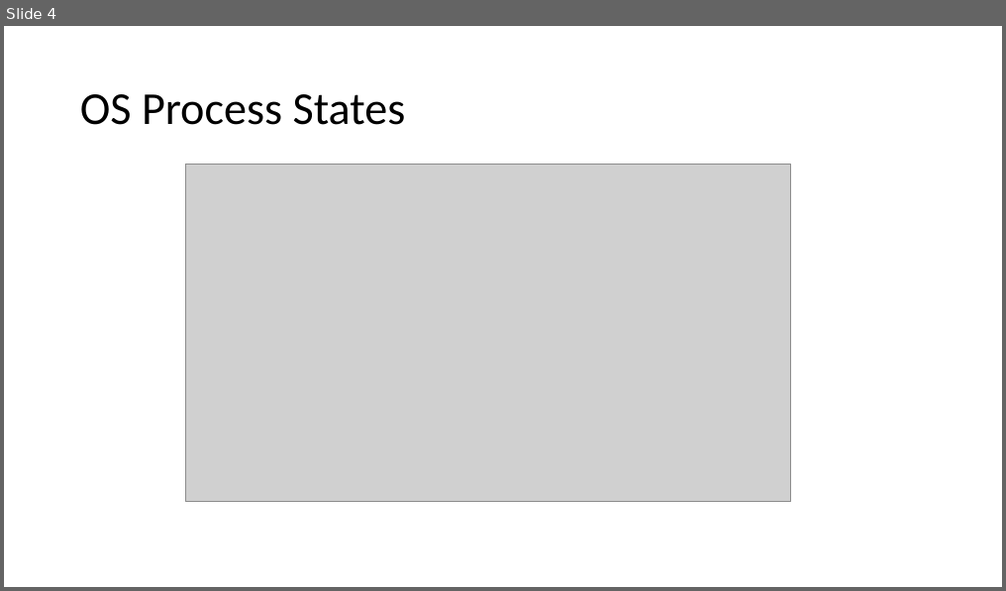
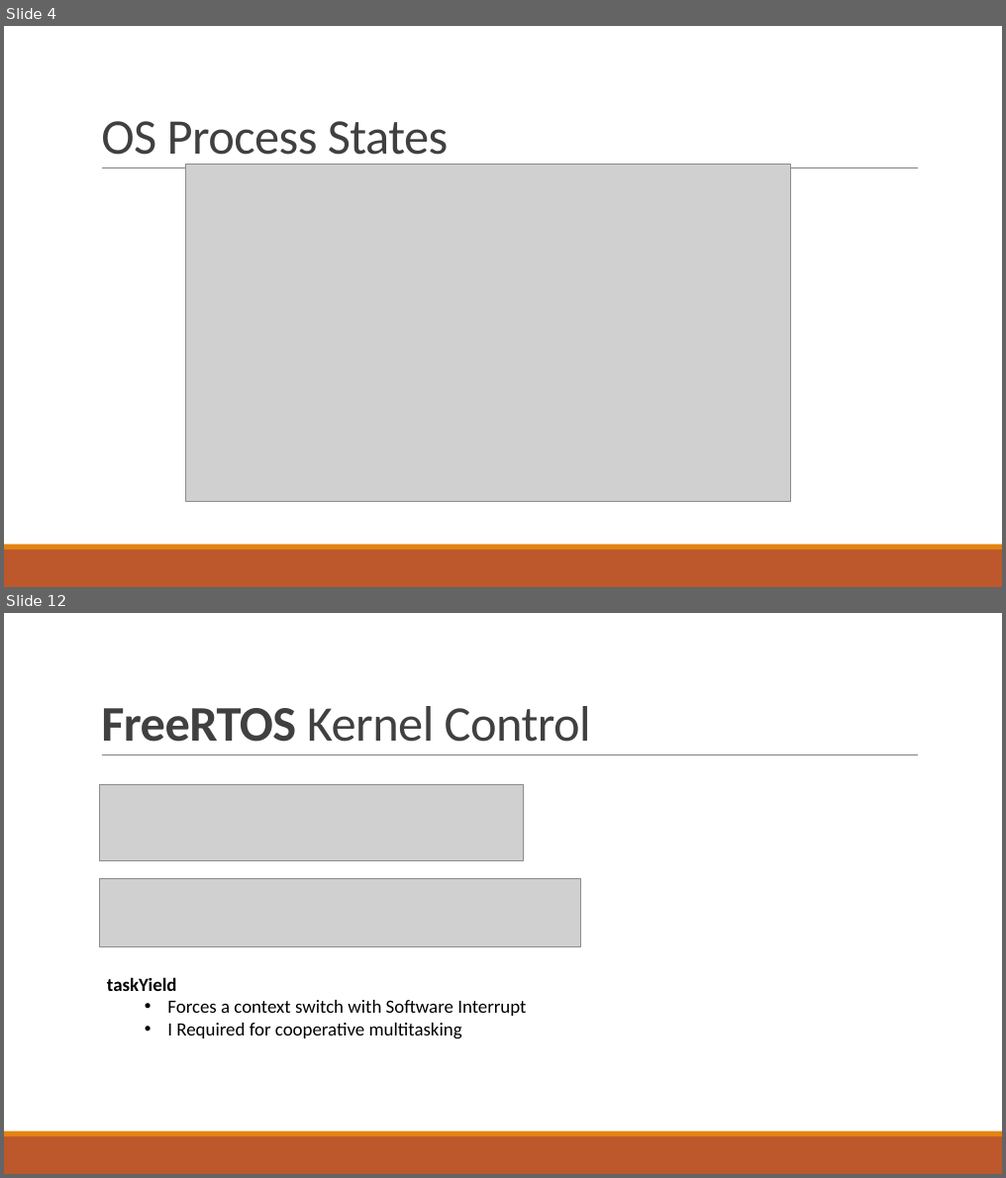
Before and after one commit to tfineich/INTRO_Projekt, a slide deck: Recap_SW5_Ineichen_Stecher.pptx. Shown one above the other, each under a label of ours: slide 4 before the commit, slides 4 and 12 after it; the slides between them are not shown. The pictures are 1006x591 and 1006x1178 pixels, drawn with LibreOffice and Linux fonts; fonts in the diff are those of the drawing; grey boxes stand for pictures. Boxes give left, top, right and bottom in pixels: in the first picture for what was removed or moved away, otherwise in the second. Text is boxed around its words. In the diff, an @@ line names an element or a change of style, - is before the commit and + after.

```diff
--- a/Recap_SW5_Ineichen_Stecher.pptx
+++ b/Recap_SW5_Ineichen_Stecher.pptx
@@ slide 12 added at bbox=[4, 613, 1002, 1174], background #FFFFFF; not listed: 3 template elements that a slide beside it also shows @@
@@ title added at bbox=[101, 706, 591, 742], 48 pt, text #404040 @@
+FreeRTOS Kernel Control
@@ picture added at bbox=[100, 784, 525, 861] @@
@@ picture added at bbox=[100, 879, 581, 948] @@
@@ text added at bbox=[107, 977, 526, 1040], 18 pt, text #000000 @@
+taskYield
+  • Forces a context switch with Software Interrupt
+  • I Required for cooperative multitasking
@@ slide 4 changed as well @@
@@ title "OS Process States": place and size @@
-title "OS Process States" at bbox=[80, 94, 406, 125]
+title "OS Process States" at bbox=[101, 121, 449, 166]
@@ title "OS Process States" at bbox=[101, 121, 449, 166]: size 44 to 48 pt, text colour #000000 to #404040, letter spacing 0 to -0.5 pt; line spacing 0.9 to 0.85; vertical alignment middle to bottom @@
@@ line added from (102, 169) to (918, 169), #808080 0.5 pt @@
@@ rectangle added at bbox=[4, 550, 1002, 587], fill #BD582C @@
@@ rectangle added at bbox=[4, 545, 1002, 550], fill #E48312 @@
```
Also in this commit, not shown: 4 other slides changed, 8 other slides added.
